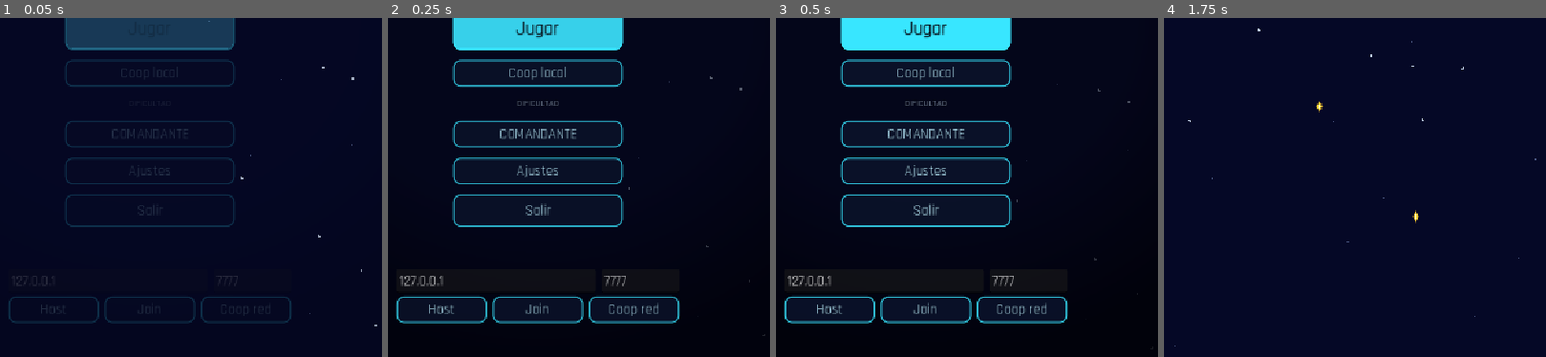
Above: before the commit, frames 1-4 (left to right).
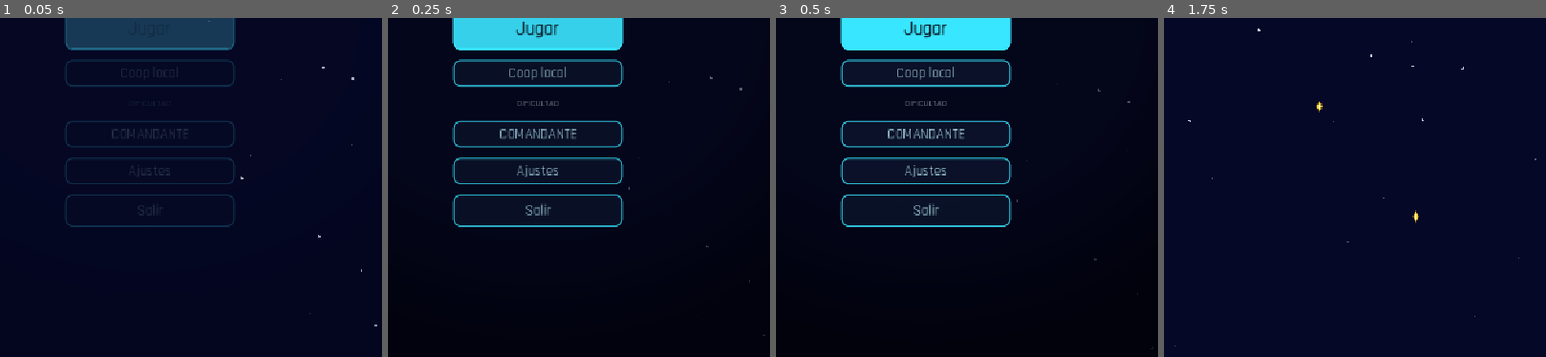
Above: after the commit, the same moments.

Repository: Frank-0511/galactic-surge
Game: Godot game, scene res://features/main/main.tscn
The game is run twice, just before and just after one commit, with the same random seed, the same clock (stepped at 60 frames per second) and the same inputs.
Inputs (mouse positions are % of the whole screen's width and height, from its top left):
- Up to frame 1 (0.05 s): no input
- Up to frame 2 (0.25 s): no input
- Up to frame 3 (0.5 s): no input
- Up to frame 4 (1.75 s): click "Jugar" at 0.5 s; tap Enter at 1.25 s; move the mouse to (72, 45) at 1.27 s; hold Right (move_right) from 1.28 s (still down); hold Space (shoot) from 1.28 s (still down); click (72, 45) at 1.42 s
The pictures show only the part of the screen within x 30-80%, y 50-100%; the shares and areas given below are measured in that part.

The runs differ from the first frame. In frame 1, 0.7% of the frame differs, in the area x 2-77%, y 76-91%; in frame 2, 1.8%; in frame 3, 3.4%; in frame 4, nothing differs.

Commit message:
feat(etapa-21): oculta el panel de red del menú hasta su validación
Mantiene el código de red; NETWORK_UI_ENABLED controla la visibilidad del panel Red fuera de web. Salir sigue oculto solo en web.

Diff:
--- a/features/ui/main_menu.gd
+++ b/features/ui/main_menu.gd
@@ -140,10 +140,14 @@
 	_lobby_menu.show_message(text)
 
 
+## Off while the networking feature is hidden from players (Proyecto Final decision). The network code stays;
+## set this to true to show the Red panel again outside web.
+const NETWORK_UI_ENABLED := false
+
 ## Etapa 21 (S7): web builds have no ENet networking and no way to close the browser tab, so in web the Red
-## panel and the Salir button are hidden; outside web they are visible again.
+## panel and the Salir button are hidden; outside web the Red panel is visible only if NETWORK_UI_ENABLED.
 func apply_network_availability(is_web: bool) -> void:
-	$Control/NetPanel.visible = not is_web
+	$Control/NetPanel.visible = NETWORK_UI_ENABLED and not is_web
 	$Control/Menu/QuitButton.visible = not is_web
 
 
--- a/tests/ui/etapa_21_touch_contract_test.gd
+++ b/tests/ui/etapa_21_touch_contract_test.gd
@@ -225,7 +225,7 @@
 	_expect(not host.is_visible_in_tree() and not join.is_visible_in_tree() and not net_coop.is_visible_in_tree(), "Contrato T21.13a: en web el panel de red y sus botones quedan ocultos")
 	_expect(not quit_button.is_visible_in_tree(), "Contrato T21.13b: en web el boton Salir queda oculto")
 	menu.call("apply_network_availability", false)
-	_expect(net_panel.is_visible_in_tree() and host.is_visible_in_tree() and join.is_visible_in_tree() and net_coop.is_visible_in_tree(), "Contrato T21.13c: fuera de web el panel de red queda visible")
+	_expect(not net_panel.is_visible_in_tree() and not host.is_visible_in_tree() and not join.is_visible_in_tree() and not net_coop.is_visible_in_tree(), "Contrato T21.13c: fuera de web el panel de red queda oculto mientras la red no este activada")
 	_expect(quit_button.is_visible_in_tree(), "Contrato T21.13d: fuera de web el boton Salir queda visible")
 	get_root().remove_child(menu)
 	menu.free()
